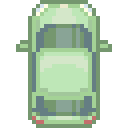
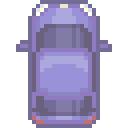
Revision of a layered 128x128 image; what changed, layer by layer:
added layer "purple" above "orange" over 16, 0, 112, 128
added layer "orange" above "yellow" over 16, 0, 112, 128
added layer "yellow" above "green" over 16, 0, 112, 128
